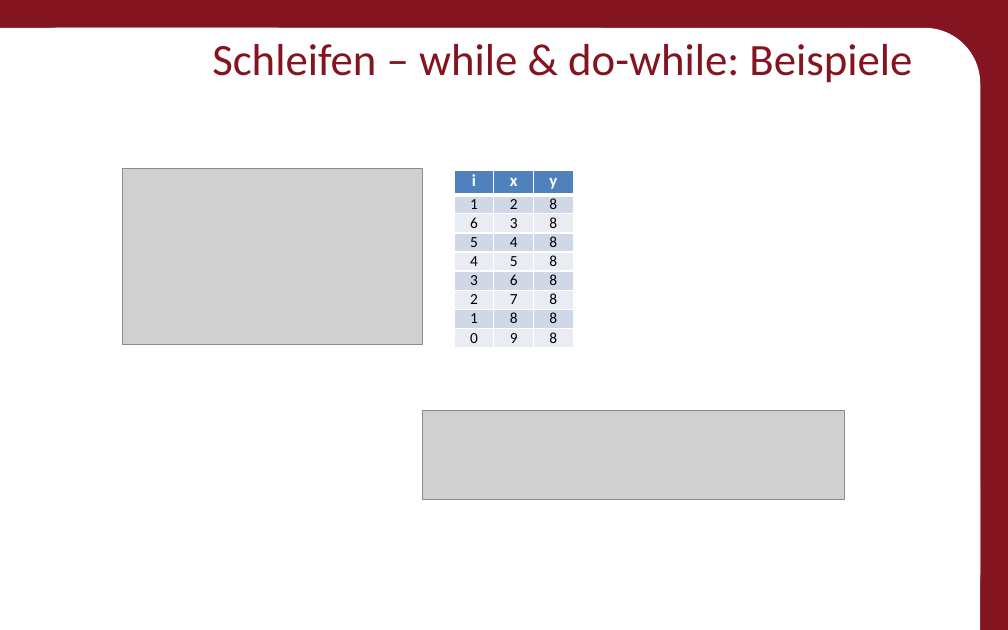
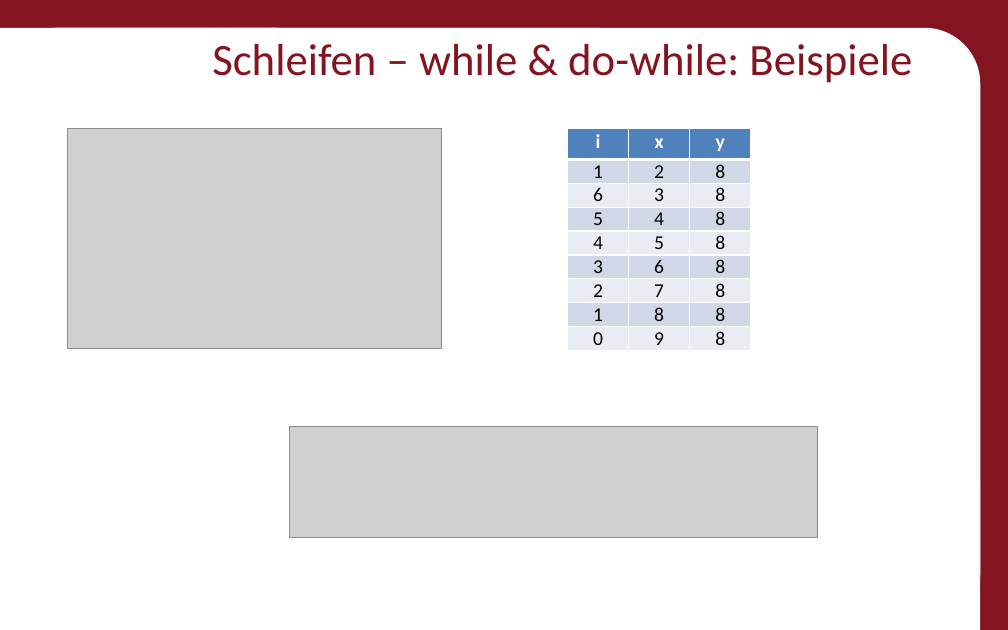
Before and after one commit to Roboscope/java-with-nao, a slide deck: slide 29 of Präsentationen/Anfänger - Java mit NAO.pptx. Drawn at 1008x630 pixels with LibreOffice and Linux fonts; fonts in the diff are those of the drawing; grey boxes stand for pictures; background and template pictures are left out. Boxes give left, top, right and bottom in pixels: in the first picture for what was removed or moved away, otherwise in the second. Text is boxed around its words. In the diff, an @@ line names an element or a change of style, - is before the commit and + after.

```diff
--- a/Präsentationen/Anfänger - Java mit NAO.pptx
+++ b/Präsentationen/Anfänger - Java mit NAO.pptx
@@ picture: place and size @@
-picture at (123,168,422,345)
+picture at (68,128,442,349)
@@ table at (568,128,752,349) @@
@@ size 12 to 14 pt in "i", "x", "y" @@
@@ size 11 to 14 pt in "1", "2", "8" @@
@@ table: place and size @@
-table at (455,170,573,343)
+table at (568,128,752,349)
@@ table at (568,128,752,349) @@
@@ size 12 to 14 pt in "i", "x", "y" @@
@@ size 11 to 14 pt in "1", "2", "8", "6" and 2 more places @@
@@ table: place and size @@
-table at (455,170,573,343)
+table at (568,128,752,349)
@@ table at (568,128,752,349) @@
@@ size 12 to 14 pt in "i", "x", "y" @@
@@ size 11 to 14 pt in "1", "2", "8", "6" and 5 more places @@
@@ table: place and size @@
-table at (455,170,573,343)
+table at (568,128,752,349)
@@ table at (568,128,752,349) @@
@@ size 12 to 14 pt in "i", "x", "y" @@
@@ size 11 to 14 pt in "1", "2", "8", "6" and 8 more places @@
@@ table: place and size @@
-table at (455,170,573,347)
+table at (568,128,752,349)
@@ table at (568,128,752,349) @@
@@ size 12 to 14 pt in "i", "x", "y" @@
@@ size 11 to 14 pt in "1", "2", "8", "6" and 11 more places @@
@@ table: place and size @@
-table at (455,170,573,343)
+table at (568,128,752,349)
@@ table at (568,128,752,349) @@
@@ size 12 to 14 pt in "i", "x", "y" @@
@@ size 11 to 14 pt in "1", "2", "8", "6" and 14 more places @@
@@ table: place and size @@
-table at (455,170,573,343)
+table at (568,128,752,349)
@@ table at (568,128,752,349) @@
@@ size 12 to 14 pt in "i", "x", "y" @@
@@ size 11 to 14 pt in "1", "2", "8", "6" and 17 more places @@
@@ table: place and size @@
-table at (455,170,573,343)
+table at (568,128,752,349)
@@ table at (568,128,752,349) @@
@@ size 12 to 14 pt in "i", "x", "y" @@
@@ size 11 to 14 pt in "1", "2", "8", "6" and 20 more places @@
@@ table: place and size @@
-table at (455,170,573,347)
+table at (568,128,752,349)
@@ picture: place and size @@
-picture at (422,410,845,500)
+picture at (289,426,817,538)
```
Also in this commit, not shown: 10 other slides changed, 1 slide added, 26 other files.
